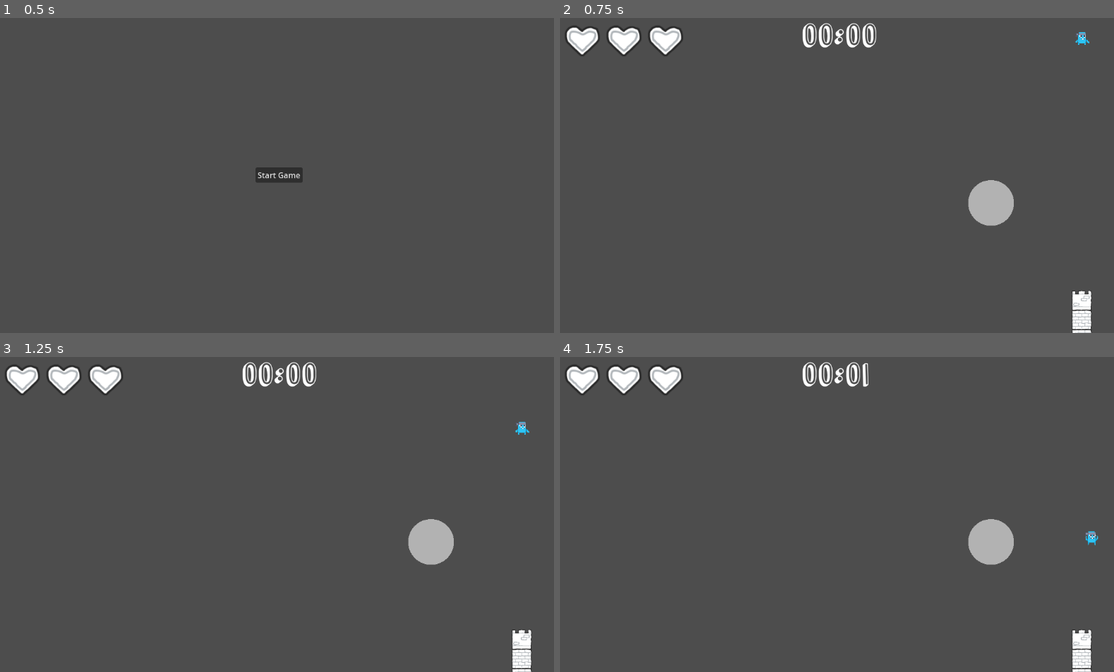
Above: before the commit, frames 1-4 (two rows, left to right).
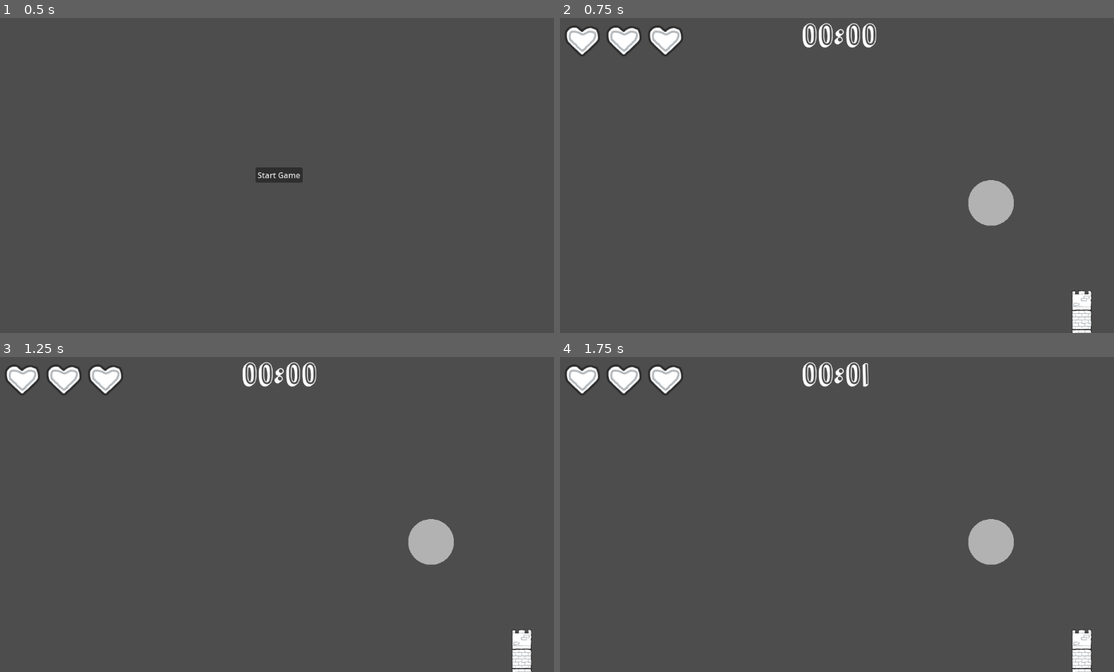
Above: after the commit, the same moments.

Repository: Kevin-Konradi/GMTK_Jam_Game
Game: Godot game, scene res://root_ui.tscn
The game is run twice, just before and just after one commit, with the same random seed, the same clock (stepped at 60 frames per second) and the same inputs.
Inputs:
- Up to frame 1 (0.5 s): no input
- Up to frame 2 (0.75 s): click "Start Game" at 0.5 s
- Up to frame 3 (1.25 s): no input
- Up to frame 4 (1.75 s): tap Enter at 1.25 s; hold D (right) from 1.28 s (still down); tap Space (jump) at 1.35, 1.52 s

Frame 1 is identical in both runs. In frame 2, less than 0.1% of the frame differs, in the area x 92-96%, y 4-9%; in frame 3, less than 0.1%; in frame 4, less than 0.1%, in the area x 94-98%, y 55-60%.

Commit message:
Finished Spawnpoints

Diff:
--- a/levels/Tutorial.tscn
+++ b/levels/Tutorial.tscn
@@ -10,4 +10,4 @@
 script = ExtResource("2_2dxkx")
 
 [node name="Spawn" type="Node2D" parent="."]
-position = Vector2(165, 1073)
+position = Vector2(176, 1090)
--- a/scripts/mechanics/Player.gd
+++ b/scripts/mechanics/Player.gd
@@ -32,7 +32,7 @@
 
 func _ready():
 	health = initial_health
-
+	get_parent().map.connect("ready", teleport_to_spawn)
 
 func _physics_process(delta):
 	handle_lateral_movement()
@@ -44,7 +44,7 @@
 
 	move_and_slide()
 
-func tp_spawn():
+func teleport_to_spawn():
 	position = get_parent().map.spawn.position
 
 func handle_floor():
@@ -64,7 +64,6 @@
 	if Input.is_action_just_pressed("jump"):
 		velocity.y = jump_velocity
 		$Sprite.play("jump")
-		print("yeet")
 
 	else:
 		$Sprite.play("walk")
